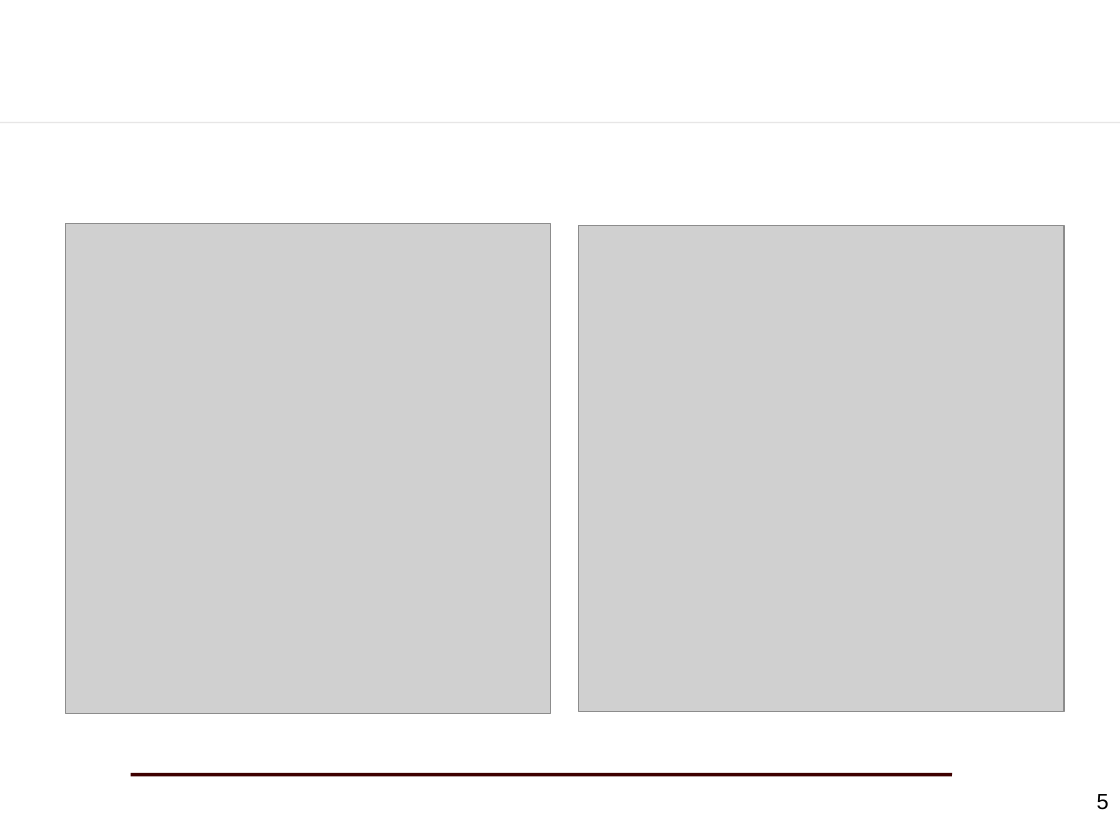
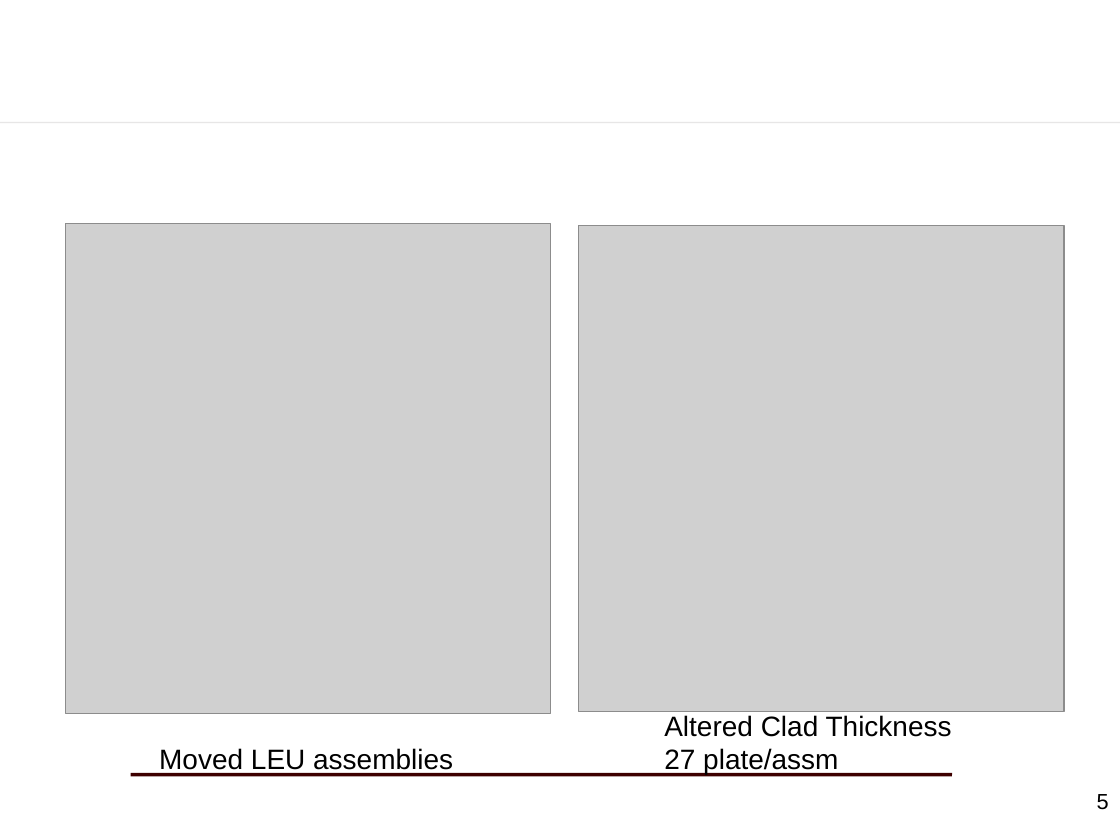
Before and after one commit to dholladay00/NUEN_610_Project, a slide deck: slide 5 of presentations/mid2_PP/Jacob.pptx. Drawn at 1120x840 pixels with LibreOffice and Linux fonts; fonts in the diff are those of the drawing; grey boxes stand for pictures; background and template pictures are left out. Boxes give left, top, right and bottom in pixels: in the first picture for what was removed or moved away, otherwise in the second. Text is boxed around its words. In the diff, an @@ line names an element or a change of style, - is before the commit and + after.

```diff
--- a/presentations/mid2_PP/Jacob.pptx
+++ b/presentations/mid2_PP/Jacob.pptx
@@ text added at <box>664,715,952,774</box>, 18 pt, text #000000 @@
+Altered Clad Thickness
+27 plate/assm
@@ text added at <box>159,748,453,775</box>, 18 pt, text #000000 @@
+Moved LEU assemblies
```
Also in this commit, not shown: 2 other slides changed, 1 slide added, 1 other file.
